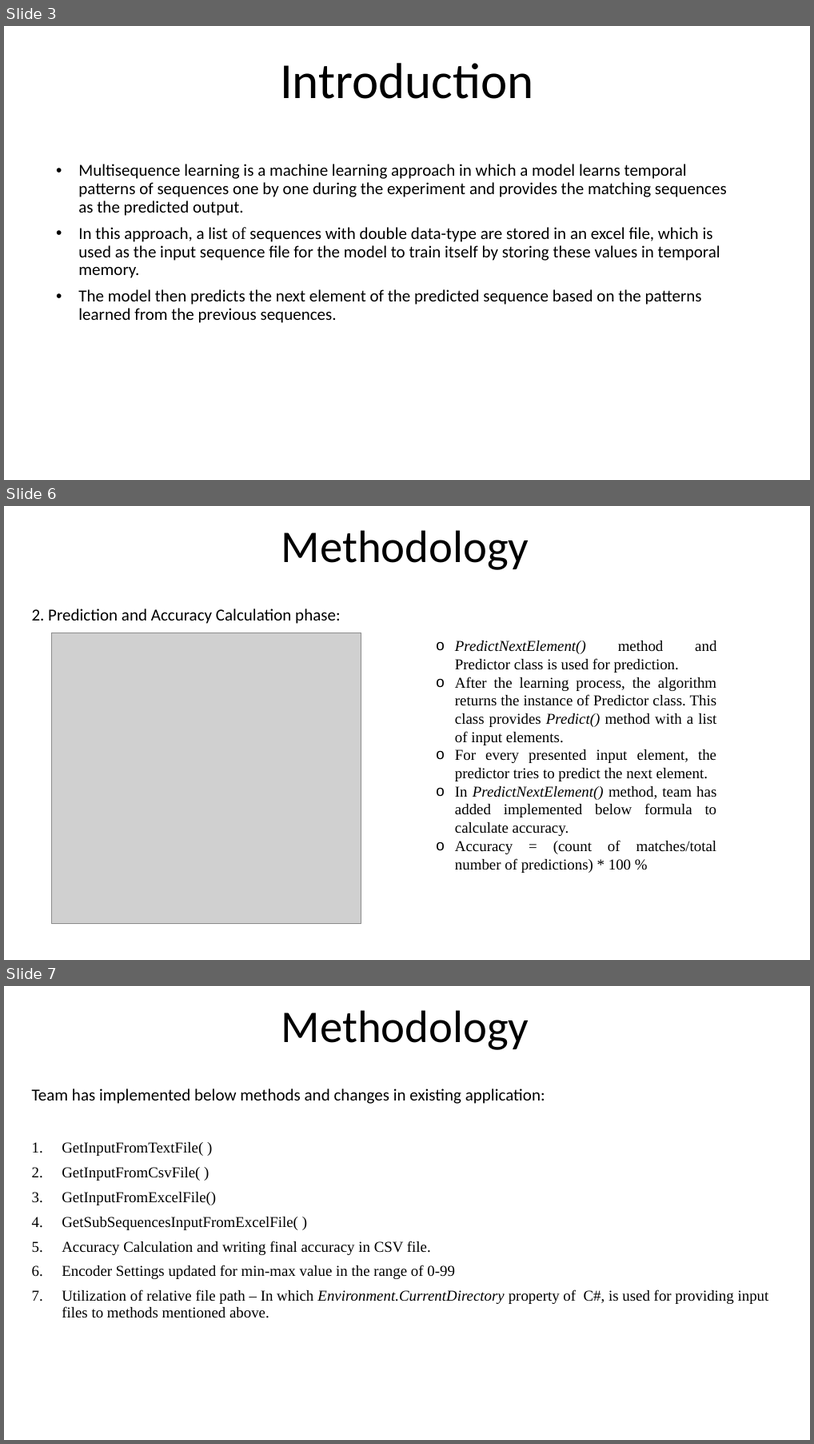
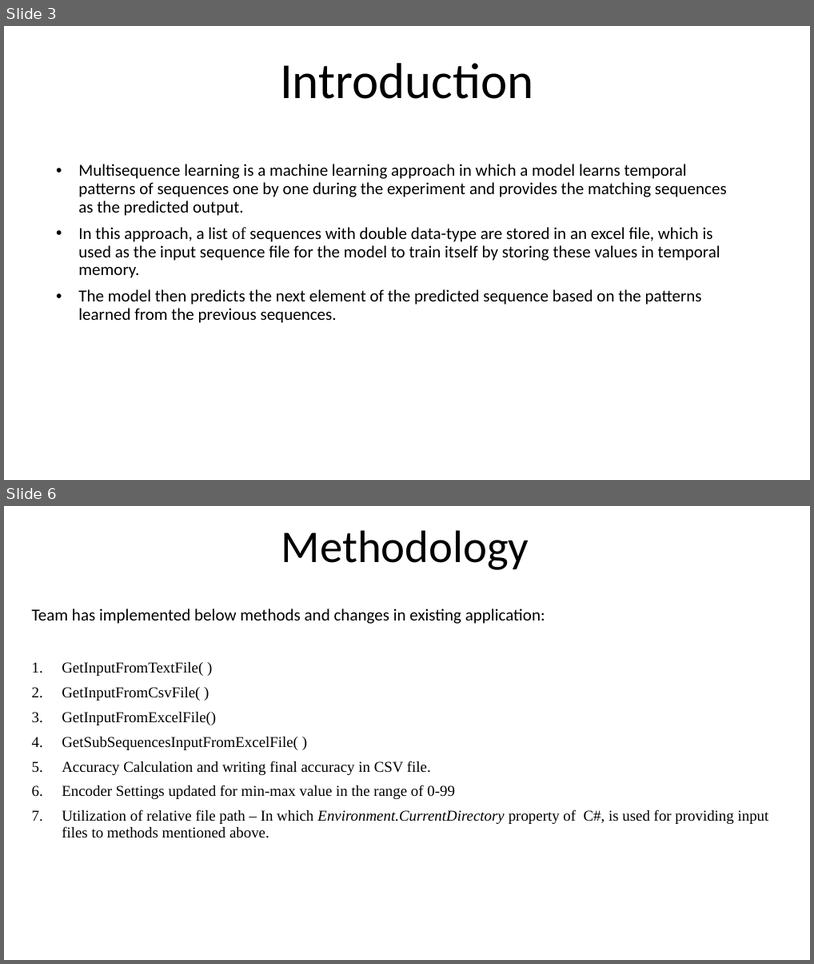
Before and after one commit to ddobric/neocortexapi, a slide deck: source/MySEProject/Documentation/ML2223_15 Approve Prediction of Multisequence Learning.pptx. Shown one above the other, each under a label of ours: slides 3, 6 and 7 before the commit, slides 3 and 6 after it; the slides between them are not shown. The pictures are 814x1444 and 814x964 pixels, drawn with LibreOffice and Linux fonts; fonts in the diff are those of the drawing; grey boxes stand for pictures. Boxes give left, top, right and bottom in pixels: in the first picture for what was removed or moved away, otherwise in the second. Text is boxed around its words. In the diff, an @@ line names an element or a change of style, - is before the commit and + after.

```diff
--- a/source/MySEProject/Documentation/ML2223_15 Approve Prediction of Multisequence Learning.pptx
+++ b/source/MySEProject/Documentation/ML2223_15 Approve Prediction of Multisequence Learning.pptx
@@ slide 6 removed at [4,506,810,960], background #FFFFFF @@
@@ title removed at [282,530,530,570] @@
-Methodology
@@ subtitle removed at [32,608,340,624] @@
-2. Prediction and Accuracy Calculation phase:
@@ picture removed at [51,632,361,923] @@
@@ text removed at [455,640,718,872] @@
-o PredictNextElement() method and Predictor class is used for prediction.
-o After the learning process, the algorithm returns the instance of Predictor class. This class provides Predict() method with a list of input elements.
-o For every presented input element, the predictor tries to predict the next element.
-o In PredictNextElement() method, team has added implemented below formula to calculate accuracy.
-o Accuracy = (count of matches/total number of predictions) * 100 %
@@ what was slide 7 is now slide 6 @@
```
Also in this commit, not shown: 9 slides changed.
